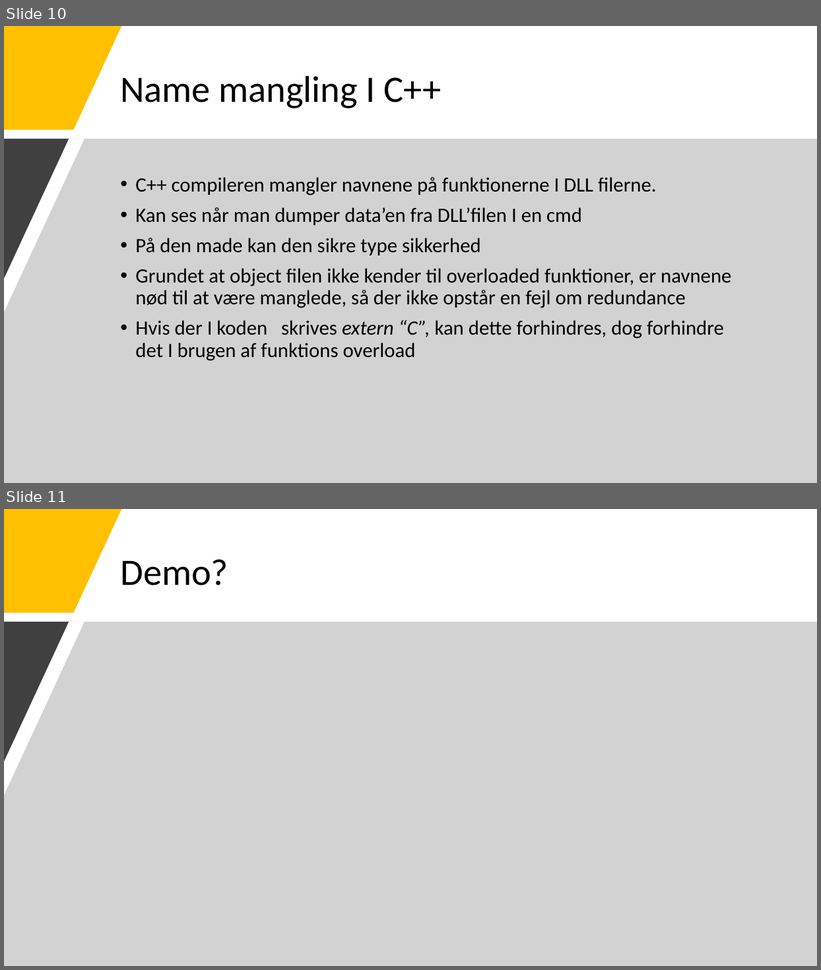
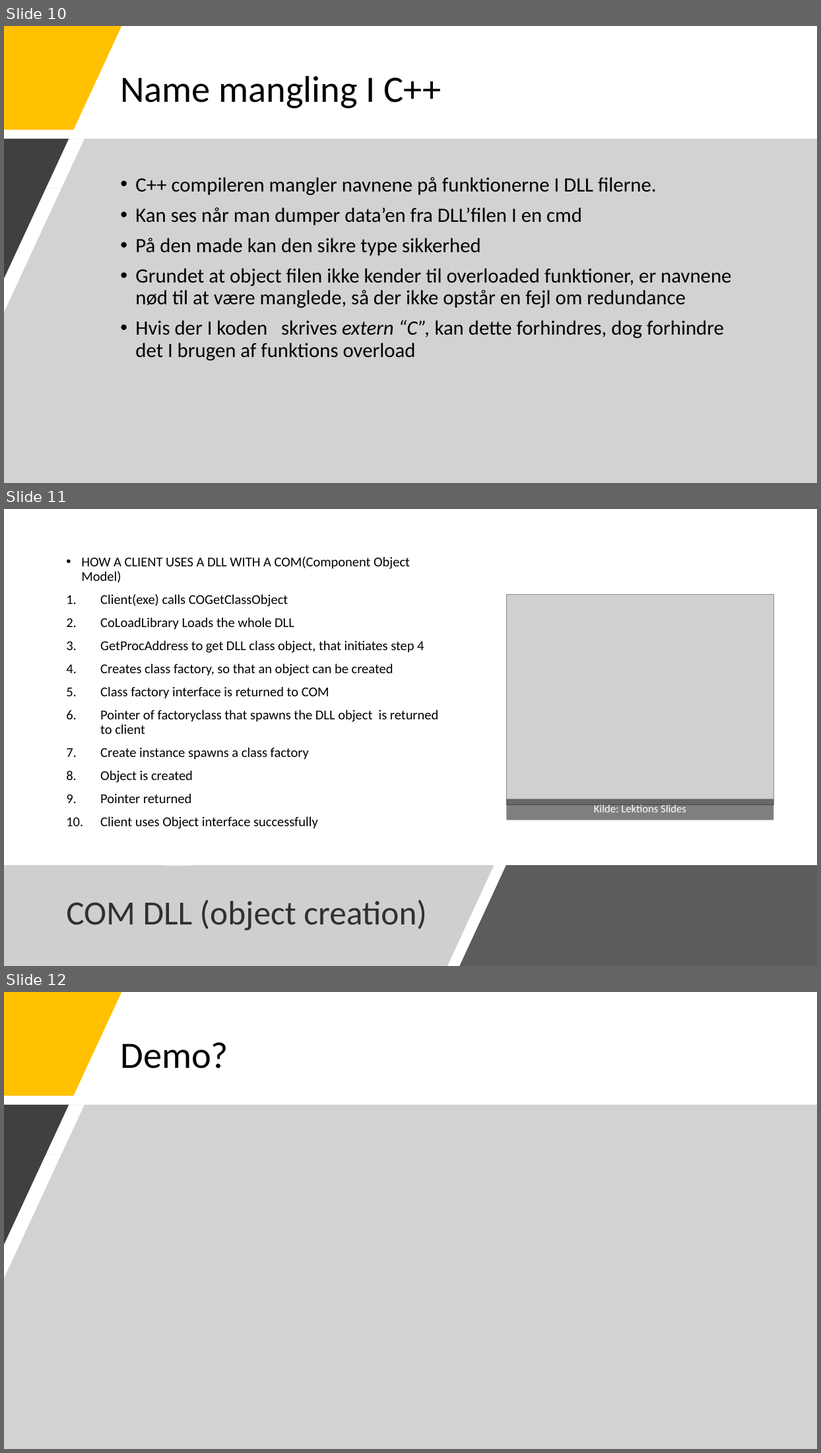
Before and after one commit to Bl0bb3r/KPU_CBD, a slide deck: Presentations/2_CPP_DLL.pptx. Shown one above the other, each under a label of ours: slides 10 and 11 before the commit, slides 10, 11 and 12 after it. The pictures are 821x970 and 821x1453 pixels, drawn with LibreOffice and Linux fonts; fonts in the diff are those of the drawing; grey boxes stand for pictures. Boxes give left, top, right and bottom in pixels: in the first picture for what was removed or moved away, otherwise in the second. Text is boxed around its words. In the diff, an @@ line names an element or a change of style, - is before the commit and + after.

```diff
--- a/Presentations/2_CPP_DLL.pptx
+++ b/Presentations/2_CPP_DLL.pptx
@@ slide 11 added at <box>4,509,817,966</box>, background #FFFFFF @@
@@ text added at <box>66,557,438,829</box>, 16 pt, text #000000 @@
+• HOW A CLIENT USES A DLL WITH A COM(Component Object Model)
+1. Client(exe) calls COGetClassObject
+2. CoLoadLibrary Loads the whole DLL
+3. GetProcAddress to get DLL class object, that initiates step 4
+4. Creates class factory, so that an object can be created
+5. Class factory interface is returned to COM
+6. Pointer of factoryclass that spawns the DLL object is returned to client
+7. Create instance spawns a class factory
+8. Object is created
+9. Pointer returned
+10. Client uses Object interface successfully
@@ picture added at <box>507,594,774,805</box> @@
@@ rectangle added at <box>507,799,774,821</box>, fill #000000 at 50% opacity, 13 pt, text #FFFFFF @@
+Kilde: Lektions Slides
@@ freeform shape added at <box>4,866,494,966</box>, fill #D0CECE @@
@@ freeform shape added at <box>459,866,817,966</box>, fill #404040 at 85% opacity @@
@@ title added at <box>66,900,427,931</box>, 40 pt, text #303030 @@
+COM DLL (object creation)
@@ what was slide 11 is now slide 12 @@
```
Also in this commit, not shown: 1 slide changed, 8 other files.
